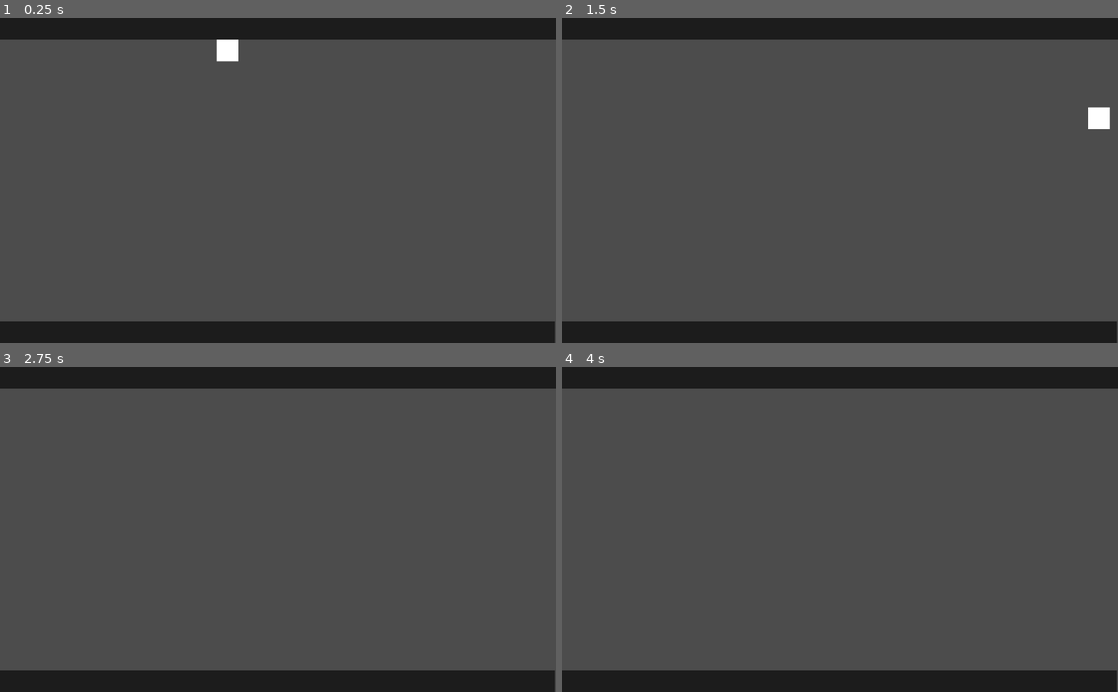
Above: before the commit, frames 1-4 (two rows, left to right).
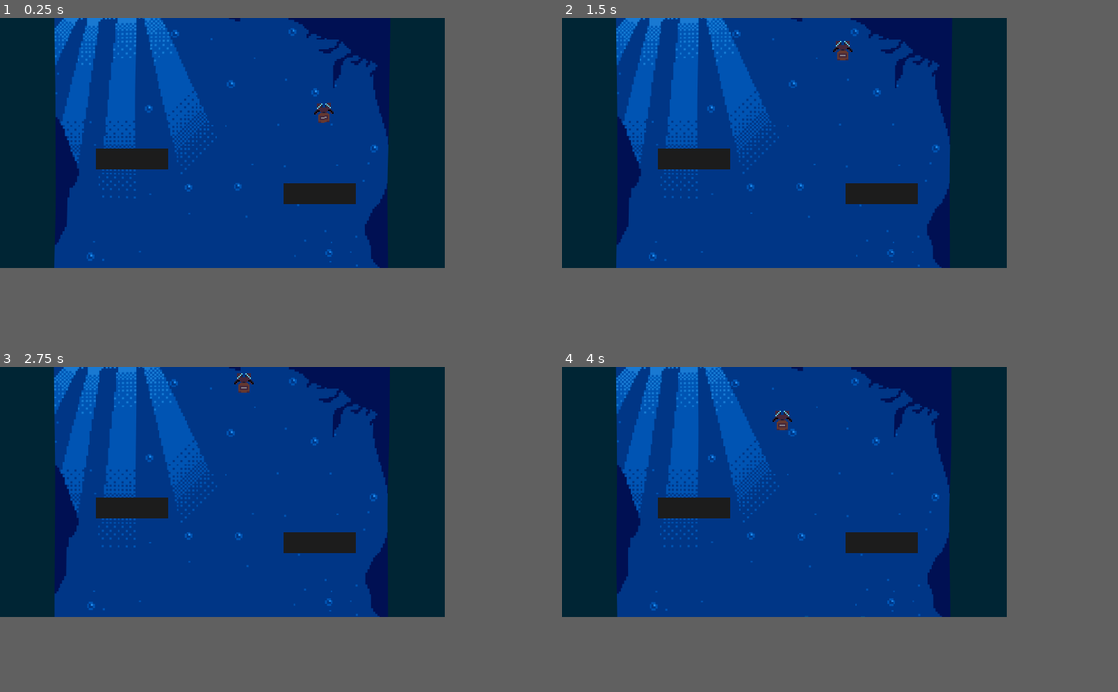
Above: after the commit, the same moments.

Repository: HTMLSniper/GameOff22
Game: Godot game, scene res://World.tscn
Same seed, same stepped clock (60 frames per second), same inputs: the game is played once before the commit and once after it. The engine's default icon, where the game draws it, is replaced by a stand-in: a white triangle on a blue panel in a dark square.
Inputs (mouse positions are in pixels of both pictures, inside the frame that each line leads up to):
- Up to frame 1 (0.25 s): no input
- Up to frame 2 (1.5 s): move the mouse to (962, 164) at 0.52 s; hold Space (jump) 0.53-1.28 s; hold Right (ui_right) from 0.53 s (still down); move the mouse to (728, 196) at 1.27 s; tap Space (jump) at 1.35 s
- Up to frame 3 (2.75 s): tap Space (jump) at 1.52, 1.82 s; move the mouse to (333, 458) at 2.02 s; release Right (ui_right) at 2.03 s; hold Left (ui_left) from 2.03 s (still down); hold Space (jump) from 2.03 s (still down)
- Up to frame 4 (4 s): tap Enter at 2.75 s; move the mouse to (812, 594) at 2.77 s; release Left (ui_left) at 2.78 s; release Space (jump) at 2.78 s; hold Right (ui_right) from 2.78 s (still down); tap Space (jump) at 2.85, 3.02, 3.32 s; move the mouse to (1006, 578) at 3.52 s; hold Space (jump) from 3.53 s (still down)
In our replay, the window is 800x468 before the commit and 640x360 after it. These sizes can differ from the game's own. Grey fills any space a smaller window leaves; there, only what the larger window draws over its background counts as a difference.

The runs differ from the first frame. In frame 1, 69% of the frame differs, in the area x 0-100%, y 0-100%; in frame 2, 70%; in frame 3, 69%; in frame 4, 69%.

Commit message:
working prototype

Diff:
--- a/Player.gd
+++ b/Player.gd
@@ -2,40 +2,54 @@
 
 const UP_DIRECTION := Vector2.DOWN
 
-export var speed := 600.0
-export var jump_strength := 1500.0
-export var maximum_jumps := 3
-export var double_jump_strength := 1200.0
-export var gravity := 4500.0
+export var speed := 20.0
+export var waterResistance := 20.0
+export var jump_gravity := 500.0
+export var fall_gravity := 1000.0
+export var max_jump := 25.0
 
-var jumps_made := 0
+var jumps_made := 0.0
 var velocity := Vector2.ZERO # Geschwindigkeit
+var jump_height := 0.0
+var is_jumping := false
+var last_vel := Vector2.ZERO
 
-#onready var pivot: Node2D = $ColorRect
-#onready var start_scale: Vector2 = pivot.scale
 
 func _physics_process(delta: float) -> void:
-	var horizonzal_direction = (Input.get_action_strength("ui_right") - Input.get_action_strength("ui_left"))
-	velocity.x = horizonzal_direction * speed
-	velocity.y = velocity.y - gravity * delta
+	reduce_vel(delta)
 
-	var is_falling := velocity.y < 0.0 and not is_on_ceiling()
-	var is_jumping := Input.is_action_just_pressed("jump") and is_on_ceiling()
-	var is_double_jumping := Input.is_action_just_pressed("jump") and is_falling
-	var is_jump_cancelled := Input.is_action_just_pressed("jump") and velocity.y < 0.0
-	var is_idling := is_on_ceiling() and is_zero_approx(velocity.x)
-	var is_running := is_on_ceiling() and not is_zero_approx(velocity.x)
+	if Input.is_action_pressed("jump"):
+		print(jump_height)
+		if jump_height < max_jump:
+			jump_height += 1
+		Engine.time_scale = 0.01
 
-	if is_jumping:
-		jumps_made += 1
-		velocity.y = +jump_strength
-	elif is_double_jumping:
-		jumps_made += 1
-		if jumps_made <= maximum_jumps:
-			velocity.y = +double_jump_strength
-	elif is_jump_cancelled:
-		velocity.y = 0.0
-	elif is_idling or is_running:
-		jumps_made = 0
+	if Input.is_action_just_released("jump"):
+		Engine.time_scale = 1
+		do_jump()
+	print(velocity)
+	last_vel = velocity
+	velocity = move_and_slide(velocity, UP_DIRECTION)
 
-	velocity = move_and_slide(velocity, UP_DIRECTION)
+func do_jump():
+	var dir = position.direction_to(get_viewport().get_mouse_position())
+	velocity = dir*jump_height*speed
+	jump_height = 0
+	is_jumping = true
+
+
+func get_gravity():
+	return jump_gravity if velocity.y < 0.0 else fall_gravity
+
+func reduce_vel(delta):
+	velocity.y = velocity.y - get_gravity() * delta # do gravity always
+	if is_on_floor():
+		velocity.x = 0
+		is_jumping = false
+	elif is_on_wall():
+		velocity.x = -last_vel.x * 0.85
+	else:
+		if velocity.x > 0:
+			velocity.x = velocity.x - waterResistance * delta
+		elif velocity.x < 0:
+			velocity.x = velocity.x + waterResistance * delta
--- a/Player.tscn
+++ b/Player.tscn
@@ -1,19 +1,17 @@
-[gd_scene load_steps=3 format=2]
+[gd_scene load_steps=4 format=2]
 
 [ext_resource path="res://Player.gd" type="Script" id=1]
+[ext_resource path="res://assets/player_v1.png" type="Texture" id=2]
 
-[sub_resource type="RectangleShape2D" id=2]
-extents = Vector2( 20, 20 )
+[sub_resource type="RectangleShape2D" id=1]
+extents = Vector2( 5, 7 )
 
 [node name="Player" type="KinematicBody2D"]
 script = ExtResource( 1 )
 
+[node name="Sprite" type="Sprite" parent="."]
+rotation = 3.14159
+texture = ExtResource( 2 )
+
 [node name="CollisionShape2D" type="CollisionShape2D" parent="."]
-position = Vector2( 419, 112 )
-shape = SubResource( 2 )
-
-[node name="ColorRect" type="ColorRect" parent="."]
-margin_left = 399.0
-margin_top = 92.0
-margin_right = 439.0
-margin_bottom = 132.0
+shape = SubResource( 1 )
--- a/World.tscn
+++ b/World.tscn
@@ -1,33 +1,157 @@
-[gd_scene load_steps=3 format=2]
+[gd_scene load_steps=12 format=2]
 
 [ext_resource path="res://Player.tscn" type="PackedScene" id=1]
+[ext_resource path="res://icon.png" type="Texture" id=2]
+[ext_resource path="res://water.shader" type="Shader" id=3]
+[ext_resource path="res://assets/water11.png" type="Texture" id=4]
+[ext_resource path="res://assets/bubble.png" type="Texture" id=5]
+
+[sub_resource type="ParticlesMaterial" id=7]
+emission_shape = 2
+emission_box_extents = Vector3( 110, 10, 1 )
+flag_disable_z = true
+gravity = Vector3( 0, -8, 0 )
+orbit_velocity = 0.0
+orbit_velocity_random = 0.0
+scale = 2.0
+scale_random = 1.0
+color = Color( 1, 1, 1, 0.180392 )
+anim_speed_random = 0.73
 
 [sub_resource type="RectangleShape2D" id=1]
-extents = Vector2( 512, 20 )
+extents = Vector2( 120, 8 )
+
+[sub_resource type="RectangleShape2D" id=2]
+extents = Vector2( 120, 8 )
+
+[sub_resource type="RectangleShape2D" id=3]
+extents = Vector2( 90, 20 )
+
+[sub_resource type="ShaderMaterial" id=6]
+shader = ExtResource( 3 )
+shader_param/blue_tint = Color( 0, 0.784314, 1, 1 )
+shader_param/color_mix = 0.2
+shader_param/sprite_scale = Vector2( 5, 2.813 )
+
+[sub_resource type="RectangleShape2D" id=4]
+extents = Vector2( 26, 7.5 )
 
 [node name="World" type="Node2D"]
+__meta__ = {
+"_edit_vertical_guides_": [ 280.0, 40.0 ]
+}
+
+[node name="TextureRect" type="TextureRect" parent="."]
+margin_left = 33.0
+margin_top = -3.00001
+margin_right = 213.0
+margin_bottom = 238.0
+rect_scale = Vector2( 1.4, 1.4 )
+texture = ExtResource( 4 )
+
+[node name="Particles2D" type="Particles2D" parent="."]
+position = Vector2( 158, 198 )
+amount = 50
+lifetime = 5.0
+randomness = 0.47
+process_material = SubResource( 7 )
+texture = ExtResource( 5 )
 
 [node name="Ground" type="StaticBody2D" parent="."]
+position = Vector2( 160, -16 )
+
+[node name="ColorRect" type="ColorRect" parent="Ground"]
+anchor_left = 0.5
+anchor_right = 0.5
+margin_left = -120.0
+margin_right = 120.0
+margin_bottom = 16.0
+color = Color( 0.113725, 0.113725, 0.113725, 1 )
 
 [node name="CollisionShape2D" type="CollisionShape2D" parent="Ground"]
-position = Vector2( 512, 20 )
+position = Vector2( 0, 8 )
 shape = SubResource( 1 )
 
-[node name="ColorRect" type="ColorRect" parent="Ground"]
-margin_right = 1024.0
-margin_bottom = 40.0
+[node name="Ground2" type="StaticBody2D" parent="."]
+position = Vector2( 161, 252 )
+
+[node name="ColorRect" type="ColorRect" parent="Ground2"]
+anchor_left = 0.5
+anchor_top = 1.0
+anchor_right = 0.5
+anchor_bottom = 1.0
+margin_left = -120.0
+margin_top = -16.0
+margin_right = 120.0
 color = Color( 0.113725, 0.113725, 0.113725, 1 )
 
-[node name="Ground2" type="StaticBody2D" parent="."]
-position = Vector2( -2, 560 )
+[node name="CollisionShape2D" type="CollisionShape2D" parent="Ground2"]
+position = Vector2( 0, -8 )
+shape = SubResource( 2 )
 
-[node name="CollisionShape2D" type="CollisionShape2D" parent="Ground2"]
-position = Vector2( 512, 20 )
-shape = SubResource( 1 )
+[node name="Ground3" type="StaticBody2D" parent="."]
+position = Vector2( 18, 90 )
+rotation = 1.5708
 
-[node name="ColorRect" type="ColorRect" parent="Ground2"]
-margin_right = 1024.0
-margin_bottom = 40.0
+[node name="ColorRect" type="ColorRect" parent="Ground3"]
+margin_left = -90.0
+margin_top = -22.0
+margin_right = 90.0
+margin_bottom = 18.0
 color = Color( 0.113725, 0.113725, 0.113725, 1 )
 
+[node name="CollisionShape2D" type="CollisionShape2D" parent="Ground3"]
+position = Vector2( 0, -2 )
+shape = SubResource( 3 )
+
+[node name="Ground4" type="StaticBody2D" parent="."]
+position = Vector2( 276, 90 )
+rotation = 1.5708
+
+[node name="ColorRect" type="ColorRect" parent="Ground4"]
+margin_left = -90.0
+margin_top = -44.0
+margin_right = 90.0
+margin_bottom = -4.0
+color = Color( 0.113725, 0.113725, 0.113725, 1 )
+
+[node name="CollisionShape2D" type="CollisionShape2D" parent="Ground4"]
+position = Vector2( 0, -24 )
+shape = SubResource( 3 )
+
+[node name="Water" type="Sprite" parent="."]
+material = SubResource( 6 )
+scale = Vector2( 5, 2.8125 )
+texture = ExtResource( 2 )
+centered = false
+
+[node name="Platform" type="StaticBody2D" parent="."]
+position = Vector2( 95, 102 )
+
+[node name="ColorRect" type="ColorRect" parent="Platform"]
+margin_left = -26.0
+margin_top = -8.0
+margin_right = 26.0
+margin_bottom = 7.0
+color = Color( 0.113725, 0.113725, 0.113725, 1 )
+
+[node name="CollisionShape2D" type="CollisionShape2D" parent="Platform"]
+position = Vector2( 0, -0.5 )
+shape = SubResource( 4 )
+
+[node name="Platform2" type="StaticBody2D" parent="."]
+position = Vector2( 230, 127 )
+
+[node name="ColorRect" type="ColorRect" parent="Platform2"]
+margin_left = -26.0
+margin_top = -8.0
+margin_right = 26.0
+margin_bottom = 7.0
+color = Color( 0.113725, 0.113725, 0.113725, 1 )
+
+[node name="CollisionShape2D" type="CollisionShape2D" parent="Platform2"]
+position = Vector2( 0, -0.5 )
+shape = SubResource( 4 )
+
 [node name="Player" parent="." instance=ExtResource( 1 )]
+position = Vector2( 233, 87 )
--- a/project.godot
+++ b/project.godot
@@ -14,15 +14,61 @@
 run/main_scene="res://World.tscn"
 config/icon="res://icon.png"
 
+[display]
+
+window/size/width=320
+window/size/height=180
+window/size/test_width=1280
+window/size/test_height=720
+mouse_cursor/custom_image="res://assets/cursor.png"
+mouse_cursor/custom_image_hotspot=Vector2( 8, 8 )
+window/stretch/mode="2d"
+
 [gui]
 
 common/drop_mouse_on_gui_input_disabled=true
+
+[importer_defaults]
+
+texture={
+"compress/bptc_ldr": 0,
+"compress/hdr_mode": 0,
+"compress/lossy_quality": 0.7,
+"compress/mode": 0,
+"compress/normal_map": 0,
+"detect_3d": false,
+"flags/anisotropic": false,
+"flags/filter": false,
+"flags/mipmaps": false,
+"flags/repeat": 0,
+"flags/srgb": 2,
+"process/HDR_as_SRGB": false,
+"process/fix_alpha_border": true,
+"process/invert_color": false,
+"process/normal_map_invert_y": false,
+"process/premult_alpha": false,
+"size_limit": 0,
+"stream": false,
+"svg/scale": 1.0
+}
 
 [input]
 
 jump={
 "deadzone": 0.5,
 "events": [ Object(InputEventKey,"resource_local_to_scene":false,"resource_name":"","device":0,"alt":false,"shift":false,"control":false,"meta":false,"command":false,"pressed":false,"scancode":0,"physical_scancode":32,"unicode":0,"echo":false,"script":null)
+ ]
+}
+left={
+"deadzone": 0.5,
+"events": [ Object(InputEventKey,"resource_local_to_scene":false,"resource_name":"","device":0,"alt":false,"shift":false,"control":false,"meta":false,"command":false,"pressed":false,"scancode":0,"physical_scancode":65,"unicode":0,"echo":false,"script":null)
+, Object(InputEventKey,"resource_local_to_scene":false,"resource_name":"","device":0,"alt":false,"shift":false,"control":false,"meta":false,"command":false,"pressed":false,"scancode":0,"physical_scancode":16777231,"unicode":0,"echo":false,"script":null)
+ ]
+}
+right={
+"deadzone": 0.5,
+"events": [ Object(InputEventKey,"resource_local_to_scene":false,"resource_name":"","device":0,"alt":false,"shift":false,"control":false,"meta":false,"command":false,"pressed":false,"scancode":0,"physical_scancode":68,"unicode":0,"echo":false,"script":null)
+, Object(InputEventKey,"resource_local_to_scene":false,"resource_name":"","device":0,"alt":false,"shift":false,"control":false,"meta":false,"command":false,"pressed":false,"scancode":0,"physical_scancode":16777233,"unicode":0,"echo":false,"script":null)
  ]
 }
 
--- /dev/null
+++ b/water.shader
@@ -0,0 +1,47 @@
+shader_type canvas_item;
+
+uniform vec4 blue_tint : hint_color;
+uniform float color_mix : hint_range(0.0, 1.0, 0.05);
+uniform vec2 sprite_scale;
+
+float rand(vec2 coord){
+	return fract(sin(dot(coord, vec2(12.9898, 78.233)))* 43758.5453123); //random number
+}
+
+float noise(vec2 coord){
+	vec2 i = floor(coord);
+	vec2 f = fract(coord);
+
+	// 4 corners of rect surrounding the point
+	float a = rand(i);
+	float b = rand(i + vec2(1.0, 0.0));
+	float c = rand(i + vec2(0.0, 1.0));
+	float d = rand(i + vec2(1.0, 1.0));
+
+	vec2 cubic = f*f*(3.0-2.0*f);
+	return mix(a,b,cubic.x)+(c-a)* cubic.y*(1.0-cubic.x)+(d-b)*cubic.x*cubic.y; // noise texture
+}
+
+void fragment(){
+
+	vec2 noisecoord1 = UV * sprite_scale; // make the texture smaller
+	vec2 noisecoord2 = UV * sprite_scale + 4.0; // + offset
+	vec2 noisecoord3 = UV * sprite_scale - 3.0; // + offset
+
+	vec2 motion1 = vec2(TIME *0.3, TIME*-0.4);
+	vec2 motion2 = vec2(TIME *0.1, TIME*0.5);
+	vec2 motion3 = vec2(TIME *-0.1, TIME*0.1);
+
+	vec2 distort1 = vec2(noise(noisecoord1 + motion1), noise(noisecoord2 + motion1)) - vec2(0.5);
+	vec2 distort2 = vec2(noise(noisecoord1 + motion2), noise(noisecoord2 + motion2)) - vec2(0.5);
+	vec2 distort3 = vec2(noise(noisecoord3 + motion3), noise(noisecoord3 + motion3)) - vec2(0.5);
+
+	vec2 distort_sum = (distort1 + distort2 + distort3) / 200.0; // make the distortion smaller
+
+	vec4 color = textureLod(SCREEN_TEXTURE, SCREEN_UV + distort_sum, 0.0); //0.0 for level of blur
+
+	color = mix(color,blue_tint, color_mix); // add tint
+	color.rgb = mix(vec3(0.5), color.rgb, 1.4); // add contrast, vec3(0.5) = gray, 1.4 = more than 1 add light
+
+	COLOR = color;
+}
Binary file added: assets/bubble.ase
Binary file added: assets/bubble.png
Not shown, added: assets/bubble.png.import
Binary file added: assets/cursor.png
Not shown, added: assets/cursor.png.import
Binary file added: assets/player_v1.ase
Binary file added: assets/player_v1.png
Not shown, added: assets/player_v1.png.import
Binary file added: assets/water11.png
Not shown, added: assets/water11.png.import
